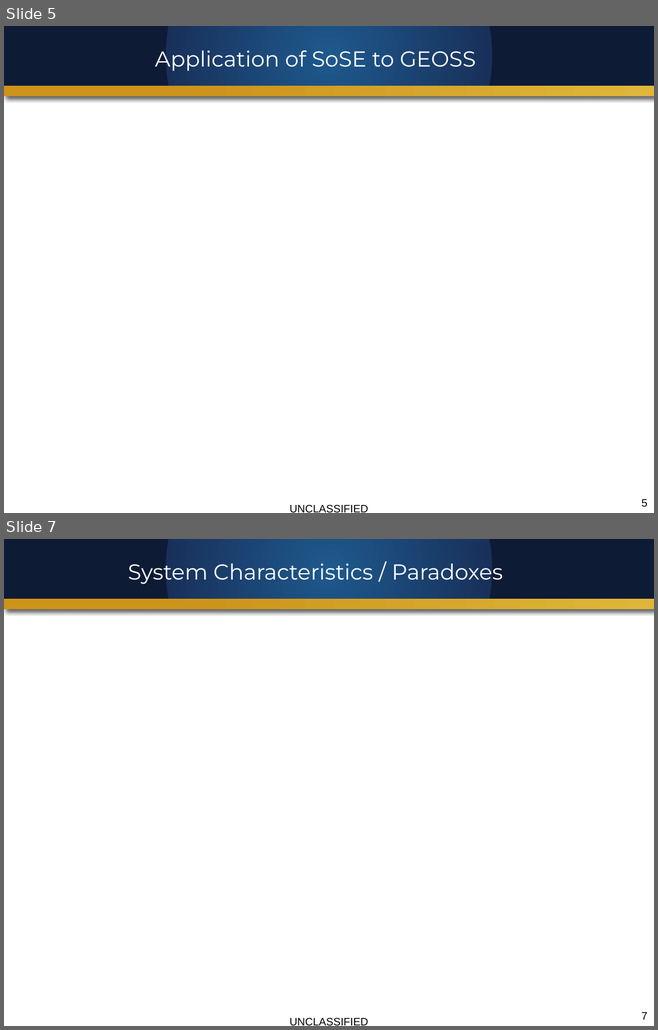
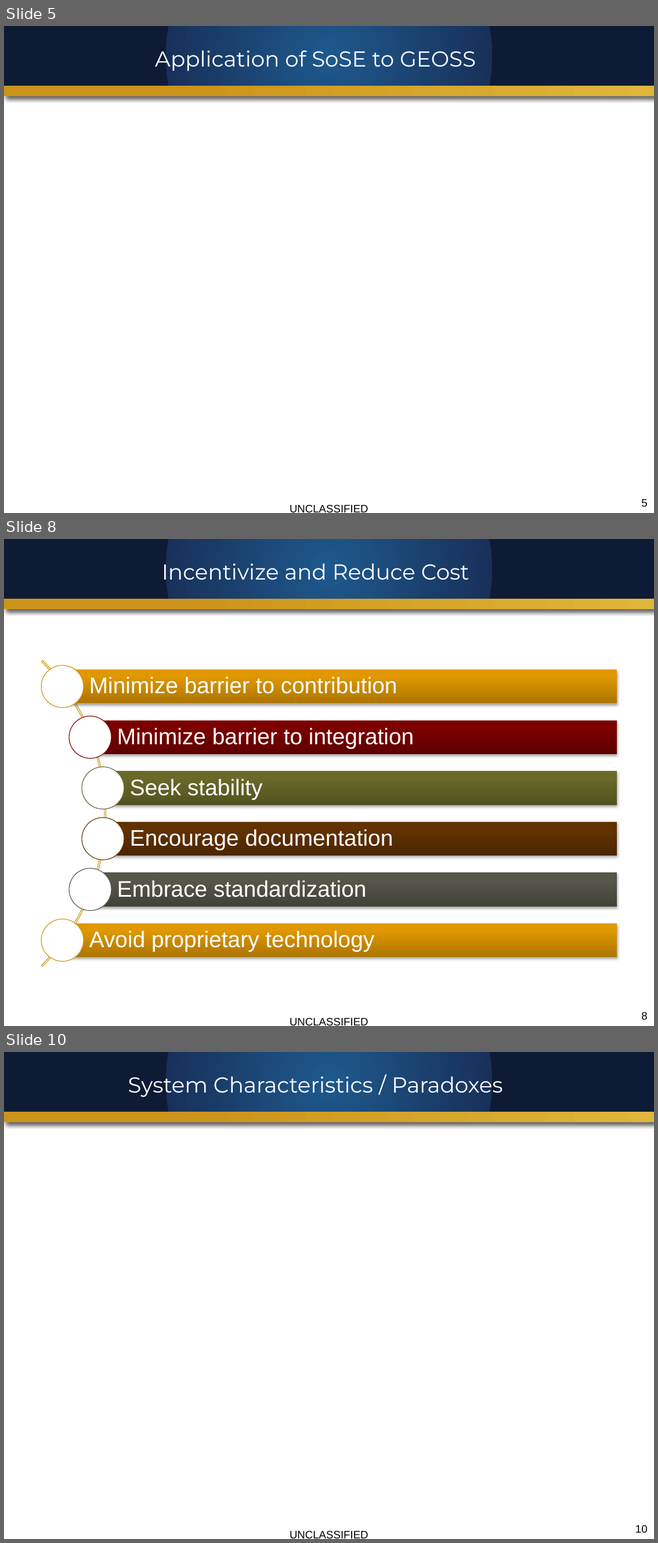
Before and after one commit to mazzas/School, a slide deck: SE4950/SoSE GEOSS Case Study.pptx. Shown one above the other, each under a label of ours: slides 5 and 7 before the commit, slides 5, 8 and 10 after it; the slides between them are not shown. The pictures are 658x1030 and 658x1543 pixels, drawn with LibreOffice and Linux fonts; fonts in the diff are those of the drawing; background and template pictures are left out. Boxes give left, top, right and bottom in pixels: in the first picture for what was removed or moved away, otherwise in the second. Text is boxed around its words. In the diff, an @@ line names an element or a change of style, - is before the commit and + after.

```diff
--- a/SE4950/SoSE GEOSS Case Study.pptx
+++ b/SE4950/SoSE GEOSS Case Study.pptx
@@ slide 8 added at (x1=4, y1=539, x2=654, y2=1026), background #FFFFFF; not listed: 5 template elements that a slide beside it also shows @@
@@ title added at (x1=162, y1=559, x2=469, y2=585), 24 pt, text #FFFFFF @@
+Incentivize and Reduce Cost
@@ group added at (x1=4, y1=597, x2=616, y2=1026): 6 rectangles, 6 texts, 6 ellipses, 1 arch (boxed as its full ring) @@
+Minimize barrier to contribution
+Minimize barrier to integration
+Seek stability
+Encourage documentation
+Embrace standardization
+Avoid proprietary technology
@@ page number added at (x1=641, y1=1012, x2=647, y2=1020), 12 pt, text #000000 @@
+8
@@ what was slide 7 is now slide 10 @@
@@ page number at (x1=635, y1=1525, x2=647, y2=1533): text changed @@
-7
+10
```
Also in this commit, not shown: 1 slide changed, 2 other slides added.
